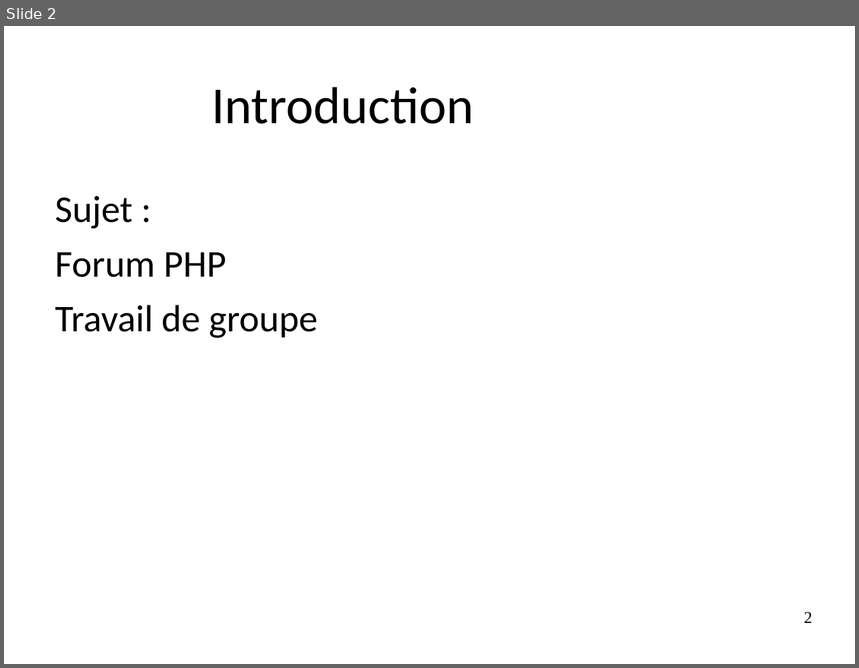
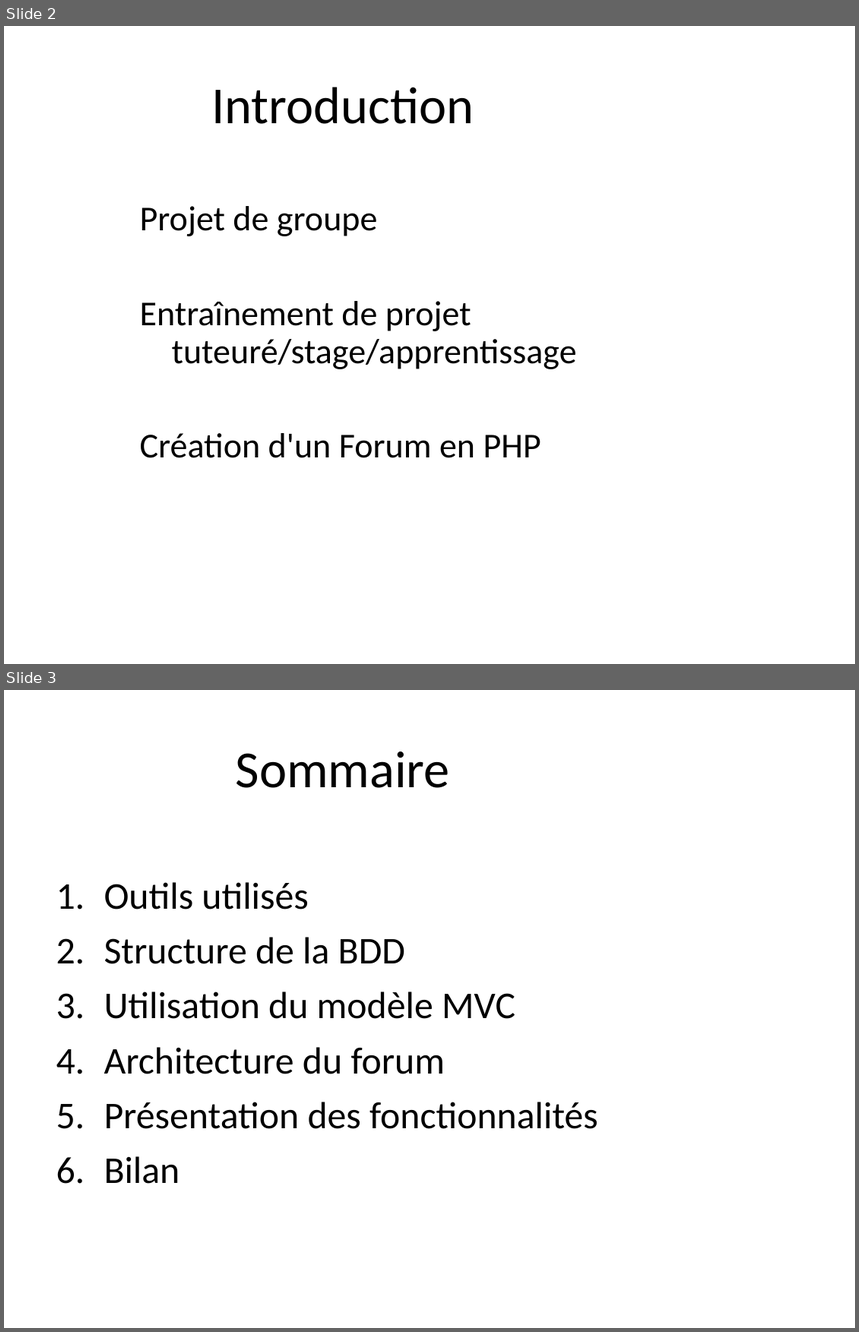
Before and after one commit to CauzYolo/Forum, a slide deck: Forum_V4/Forum.odp. Shown one above the other, each under a label of ours: slide 2 before the commit, slides 2 and 3 after it. The pictures are 859x668 and 859x1332 pixels, drawn with LibreOffice and Linux fonts; fonts in the diff are those of the drawing; background and template pictures are left out. Boxes give left, top, right and bottom in pixels: in the first picture for what was removed or moved away, otherwise in the second. Text is boxed around its words. In the diff, an @@ line names an element or a change of style, - is before the commit and + after.

```diff
--- a/Forum_V4/Forum.odp
+++ b/Forum_V4/Forum.odp
@@ slide 3 added at [4,690,855,1328], background #FFFFFF @@
@@ title added at [236,752,450,788], 44 pt, text #000000 @@
+Sommaire
@@ text added at [104,882,598,1184], 32 pt, text #000000 @@
+1. Outils utilisés
+2. Structure de la BDD
+3. Utilisation du modèle MVC
+4. Architecture du forum
+5. Présentation des fonctionnalités
+6. Bilan
@@ slide 2 changed as well @@
@@ text at [140,206,577,458]: text changed; size 32 to 29.6 pt @@
-Sujet :
-Forum PHP
-Travail de groupe
+Projet de groupe
+Entraînement de projet tuteuré/stage/apprentissage
+Création d'un Forum en PHP
@@ page number removed at [804,612,813,623] @@
-2
```
Also in this commit, not shown: 8 other slides changed, 1 slide removed, 8 other files.
